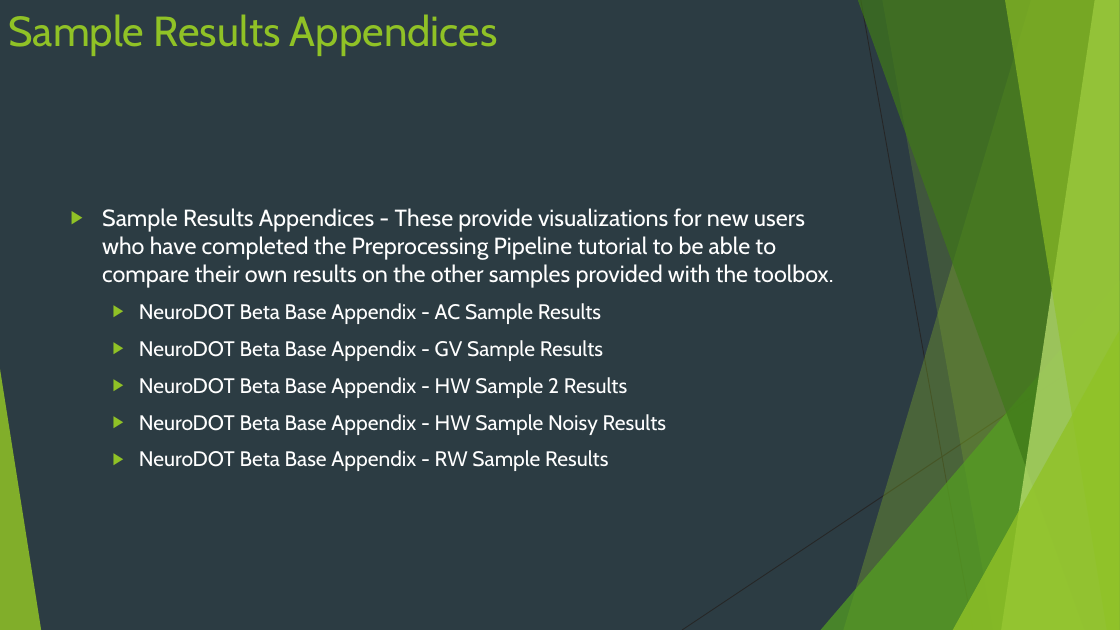
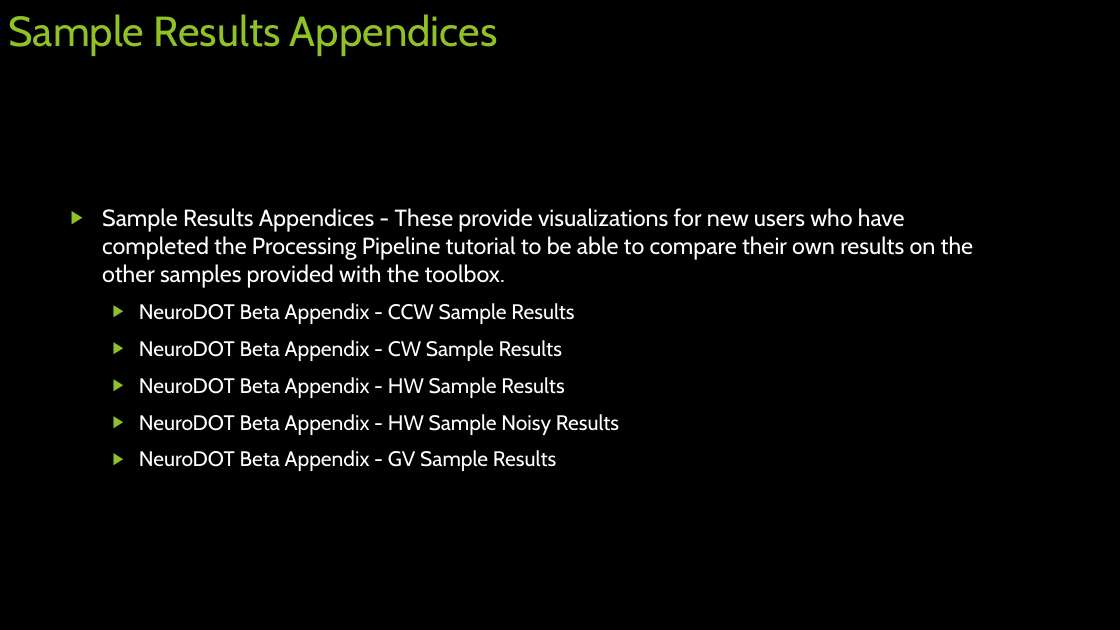
Before and after one commit to WUSTL-ORL/NeuroDOT_Beta, a slide deck: slide 8 of NeuroDOT Beta Quick Start Guide.pptx. Drawn at 1120x630 pixels with LibreOffice and Linux fonts; fonts in the diff are those of the drawing. Boxes give left, top, right and bottom in pixels: in the first picture for what was removed or moved away, otherwise in the second. Text is boxed around its words. In the diff, an @@ line names an element or a change of style, - is before the commit and + after.

```diff
--- a/NeuroDOT Beta Quick Start Guide.pptx
+++ b/NeuroDOT Beta Quick Start Guide.pptx
@@ background #2C3C43 to #000000 @@
@@ text at [102,208,973,471]: text changed @@
-▶ Sample Results Appendices - These provide visualizations for new users who have completed the Preprocessing Pipeline tutorial to be able to compare their own results on the other samples provided with the toolbox.
-  ▶ NeuroDOT Beta Base Appendix - AC Sample Results
-  ▶ NeuroDOT Beta Base Appendix - GV Sample Results
-  ▶ NeuroDOT Beta Base Appendix - HW Sample 2 Results
-  ▶ NeuroDOT Beta Base Appendix - HW Sample Noisy Results
-  ▶ NeuroDOT Beta Base Appendix - RW Sample Results
+▶ Sample Results Appendices - These provide visualizations for new users who have completed the Processing Pipeline tutorial to be able to compare their own results on the other samples provided with the toolbox.
+  ▶ NeuroDOT Beta Appendix - CCW Sample Results
+  ▶ NeuroDOT Beta Appendix - CW Sample Results
+  ▶ NeuroDOT Beta Appendix - HW Sample Results
+  ▶ NeuroDOT Beta Appendix - HW Sample Noisy Results
+  ▶ NeuroDOT Beta Appendix - GV Sample Results
@@ group removed at [0,0,1120,630]: 5 freeform shapes, 3 triangles, 2 lines @@
```
Also in this commit, not shown: 9 other slides changed, 37 other files.
